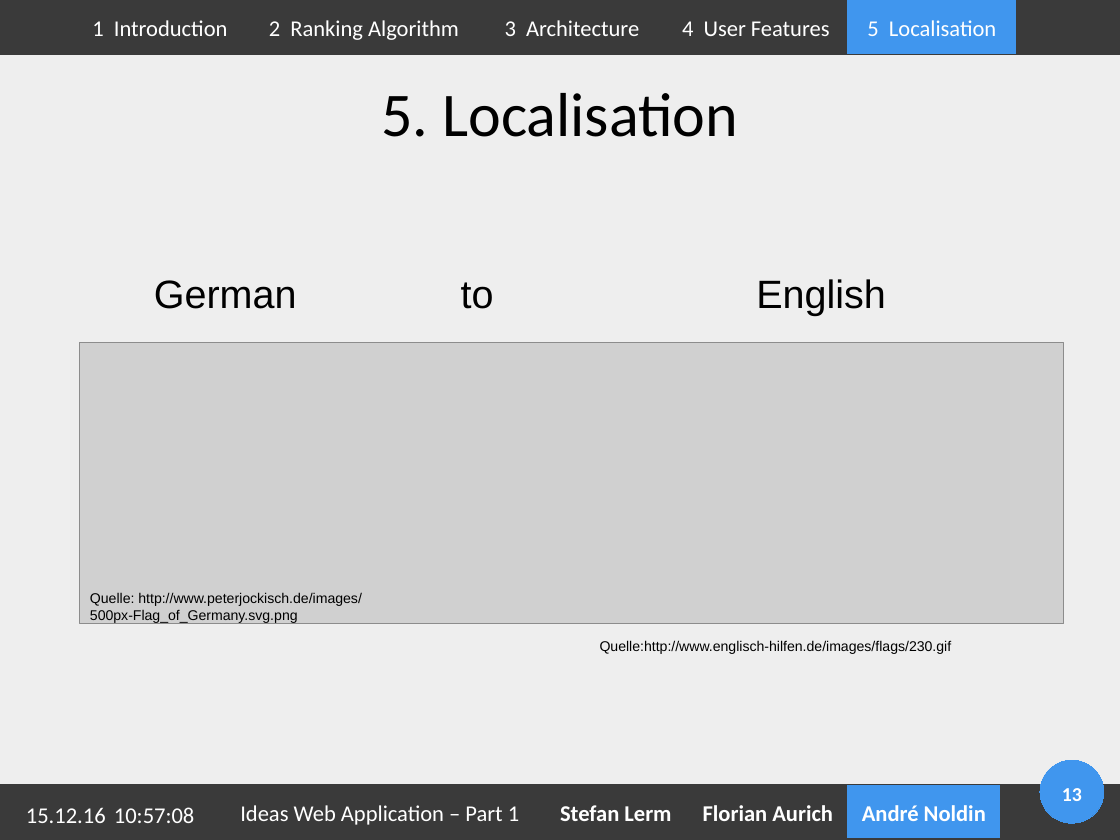
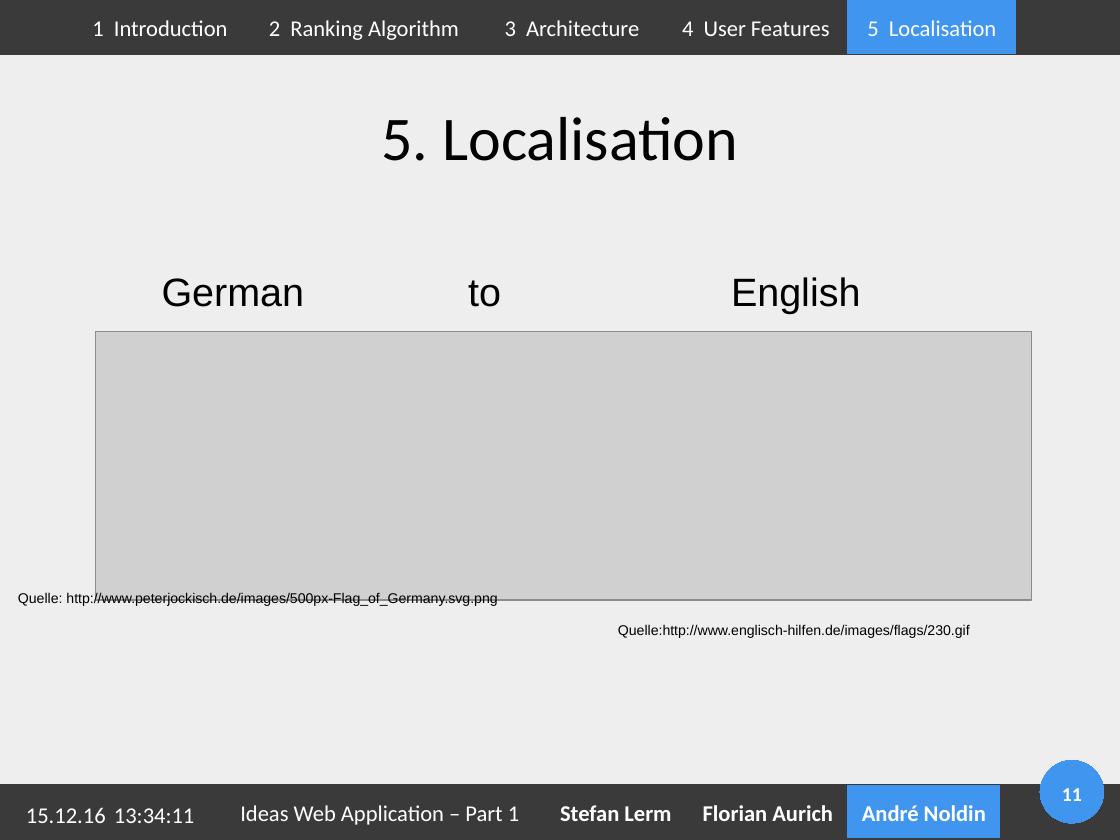
Before and after one commit to Geopras/IdeaWatcher, a slide deck: slide 11 of presentation/part1.odp (slide 13 before the commit). Drawn at 1120x840 pixels with LibreOffice and Linux fonts; fonts in the diff are those of the drawing; grey boxes stand for pictures; background and template pictures are left out. Boxes give left, top, right and bottom in pixels: in the first picture for what was removed or moved away, otherwise in the second. Text is boxed around its words. In the diff, an @@ line names an element or a change of style, - is before the commit and + after.

```diff
--- a/presentation/part1.odp
+++ b/presentation/part1.odp
@@ title "5. Localisation": place and size @@
-title "5. Localisation" at (381,93,738,137)
+title "5. Localisation" at (381,117,738,161)
@@ text "German to English" rewrapped from (154,279,885,316) to (162,277,860,314) @@
@@ picture: place and size @@
-picture at (80,343,1065,624)
+picture at (96,332,1032,601)
@@ text at (18,591,497,606): spaces changed @@
-Quelle: http://www.peterjockisch.de/images/ 500px-Flag_of_Germany.svg.png
+Quelle: http://www.peterjockisch.de/images/500px-Flag_of_Germany.svg.png
@@ text "Quelle:http://www.englisch-hilfen.de/images/flags/230.gif": place and size @@
-text "Quelle:http://www.englisch-hilfen.de/images/flags/230.gif" at (600,640,952,654)
+text "Quelle:http://www.englisch-hilfen.de/images/flags/230.gif" at (618,624,970,638)
@@ text at (114,808,194,823): text changed @@
-10:57:08
+13:34:11
@@ page number at (1062,788,1082,801): text changed @@
-13
+11
```
Also in this commit, not shown: 10 other slides changed, 2 slides removed.
